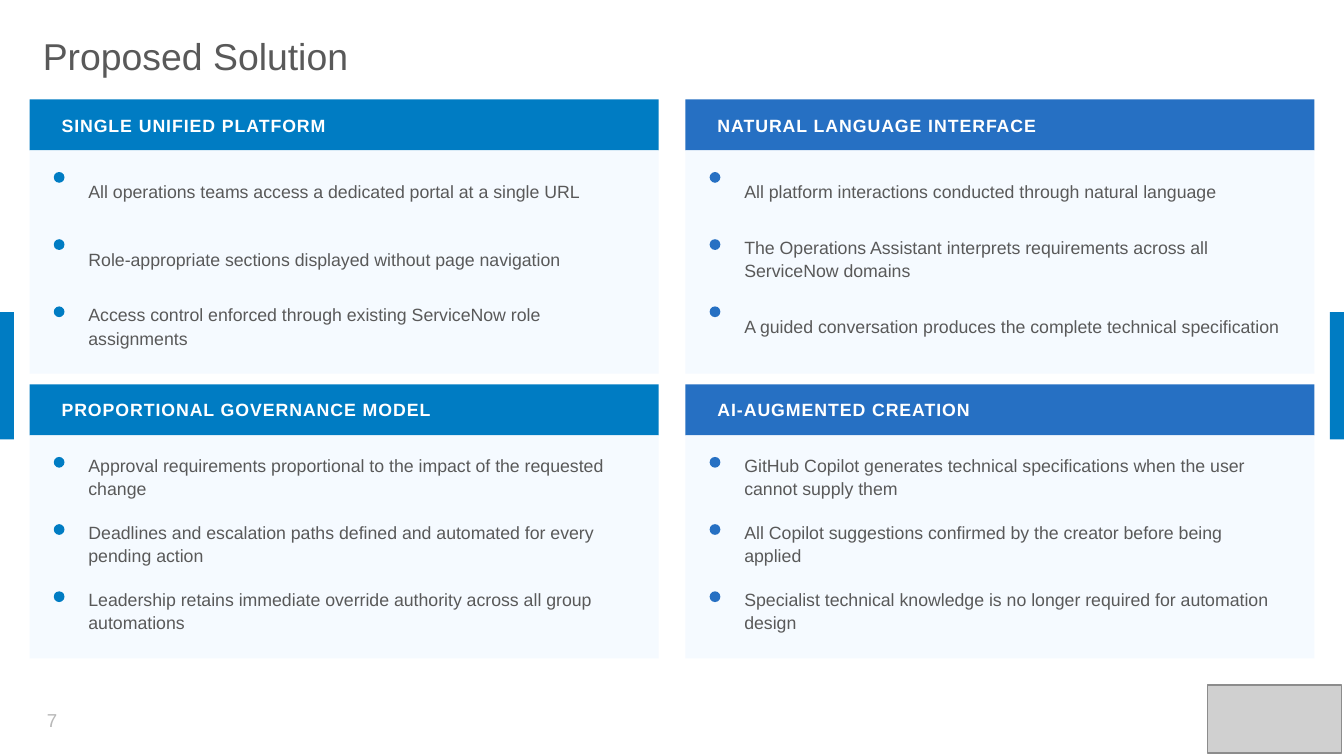
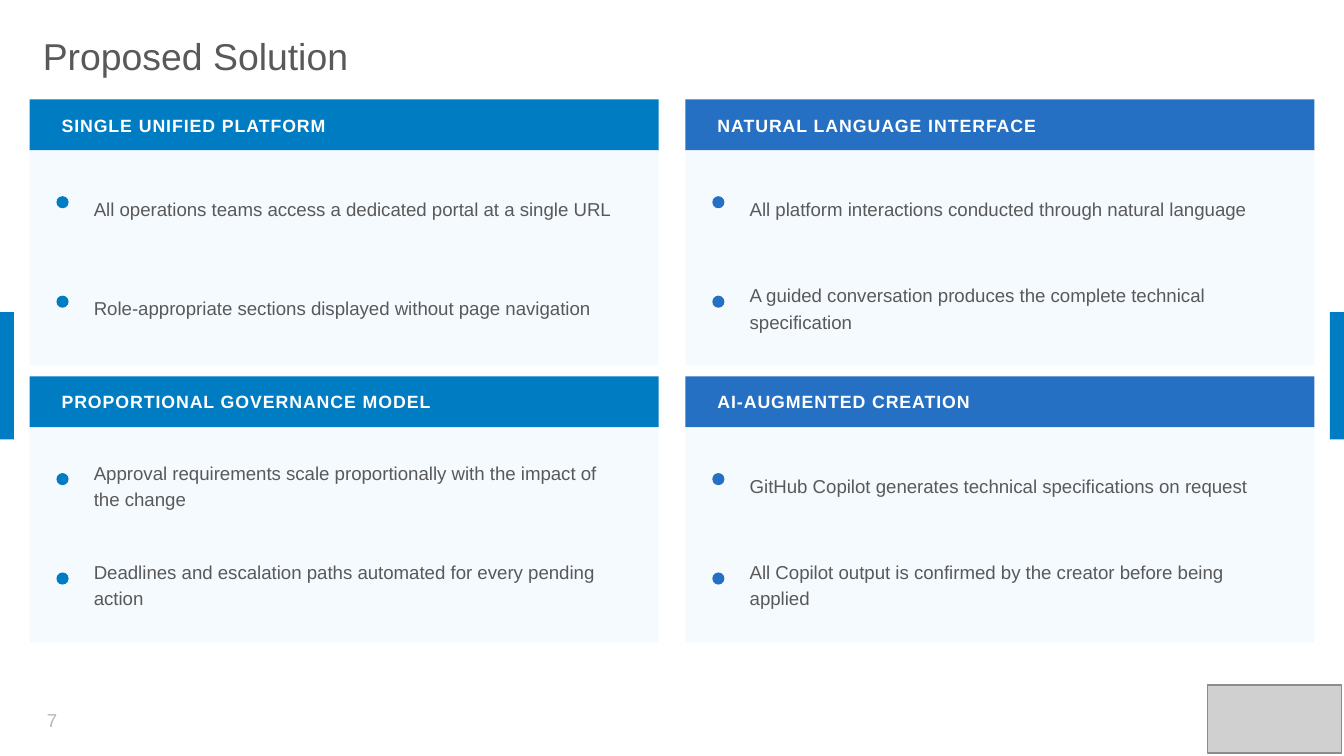
Before and after one commit to nassim-louzaoui/ServiceNow-Solutions, a slide deck: slide 7 of pptx_build/Operations-Intelligence-Overview.pptx. Drawn at 1344x756 pixels with LibreOffice and Linux fonts; fonts in the diff are those of the drawing; grey boxes stand for pictures. Boxes give left, top, right and bottom in pixels: in the first picture for what was removed or moved away, otherwise in the second. Text is boxed around its words. In the diff, an @@ line names an element or a change of style, - is before the commit and + after.

```diff
--- a/pptx_build/Operations-Intelligence-Overview.pptx
+++ b/pptx_build/Operations-Intelligence-Overview.pptx
@@ rectangle: place and size @@
-rectangle at bbox=[30, 151, 659, 374]
+rectangle at bbox=[30, 151, 659, 366]
@@ text "All operations teams access a ...": place and size @@
-text "All operations teams access a ..." at bbox=[88, 185, 579, 202]
+text "All operations teams access a ..." at bbox=[94, 202, 611, 220]
@@ rectangle: place and size @@
-rectangle at bbox=[685, 151, 1314, 374]
+rectangle at bbox=[685, 151, 1314, 366]
@@ text "All platform interactions conducted through ...": place and size @@
-text "All platform interactions conducted through ..." at bbox=[744, 185, 1216, 202]
+text "All platform interactions conducted through ..." at bbox=[750, 202, 1246, 220]
@@ ellipse: place and size @@
-ellipse at bbox=[54, 172, 65, 183]
+ellipse at bbox=[56, 196, 69, 208]
@@ ellipse: place and size @@
-ellipse at bbox=[710, 172, 720, 183]
+ellipse at bbox=[712, 196, 724, 208]
@@ ellipse removed at bbox=[54, 239, 65, 250] @@
@@ ellipse removed at bbox=[710, 239, 720, 250] @@
@@ size 9.5 to 10 pt; line spacing 1.1 to 1.18 in 4 elements at bbox=[94, 202, 611, 220], bbox=[750, 202, 1246, 220], bbox=[750, 288, 1204, 333], bbox=[94, 301, 590, 319] @@
@@ text "Role-appropriate sections displayed without page ...": place and size @@
-text "Role-appropriate sections displayed without page ..." at bbox=[88, 253, 561, 270]
+text "Role-appropriate sections displayed without page ..." at bbox=[94, 301, 590, 319]
@@ text "A guided conversation produces the ...": place and size @@
-text "A guided conversation produces the ..." at bbox=[744, 320, 1279, 337]
+text "A guided conversation produces the ..." at bbox=[750, 288, 1204, 333]
@@ text removed at bbox=[744, 241, 1208, 277] @@
-The Operations Assistant interprets requirements across all ServiceNow domains
@@ 2 texts, 2 rectangles, 2 ellipses: place and size @@
-2 texts, 2 rectangles, 2 ellipses at bbox=[30, 306, 1314, 435]
+2 texts, 2 rectangles, 2 ellipses at bbox=[30, 296, 1314, 427]
@@ text removed at bbox=[88, 308, 540, 349] @@
-Access control enforced through existing ServiceNow role assignments
@@ rectangle: place and size @@
-rectangle at bbox=[30, 435, 659, 659]
+rectangle at bbox=[30, 427, 659, 642]
@@ rectangle: place and size @@
-rectangle at bbox=[685, 435, 1314, 659]
+rectangle at bbox=[685, 427, 1314, 642]
@@ ellipse: place and size @@
-ellipse at bbox=[54, 457, 65, 468]
+ellipse at bbox=[56, 473, 69, 485]
@@ text at bbox=[94, 466, 597, 510]: text changed; size 9.5 to 10 pt @@
-Approval requirements proportional to the impact of the requested change
+Approval requirements scale proportionally with the impact of the change
@@ ellipse: place and size @@
-ellipse at bbox=[710, 457, 720, 468]
+ellipse at bbox=[712, 473, 724, 485]
@@ text at bbox=[750, 479, 1247, 497]: text changed; size 9.5 to 10 pt @@
-GitHub Copilot generates technical specifications when the user cannot supply them
+GitHub Copilot generates technical specifications on request
@@ ellipse removed at bbox=[54, 524, 65, 535] @@
@@ ellipse removed at bbox=[710, 524, 720, 535] @@
@@ text at bbox=[94, 565, 594, 605]: text changed; size 9.5 to 10 pt @@
-Deadlines and escalation paths defined and automated for every pending action
+Deadlines and escalation paths automated for every pending action
@@ text at bbox=[750, 565, 1224, 609]: text changed; size 9.5 to 10 pt @@
-All Copilot suggestions confirmed by the creator before being applied
+All Copilot output is confirmed by the creator before being applied
@@ ellipse: place and size @@
-ellipse at bbox=[54, 591, 65, 602]
+ellipse at bbox=[56, 573, 69, 585]
@@ text removed at bbox=[88, 593, 591, 629] @@
-Leadership retains immediate override authority across all group automations
@@ ellipse: place and size @@
-ellipse at bbox=[710, 591, 720, 602]
+ellipse at bbox=[712, 573, 724, 585]
@@ text removed at bbox=[744, 593, 1268, 633] @@
-Specialist technical knowledge is no longer required for automation design
```
Also in this commit, not shown: 5 other slides changed, 3 slides added, 2 slides removed, 1 other file.
